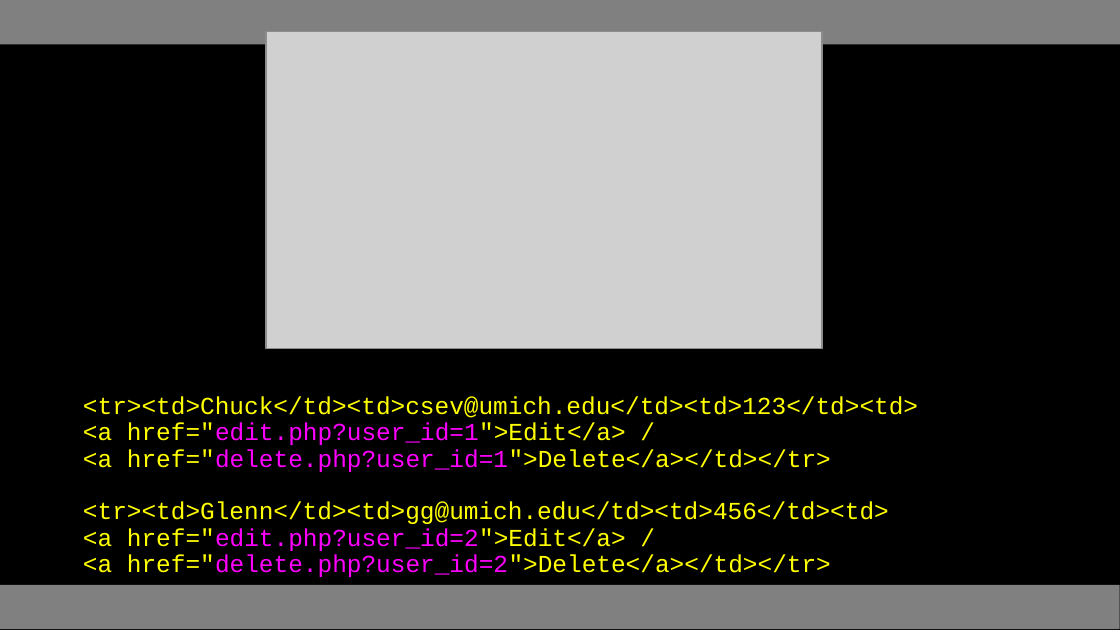
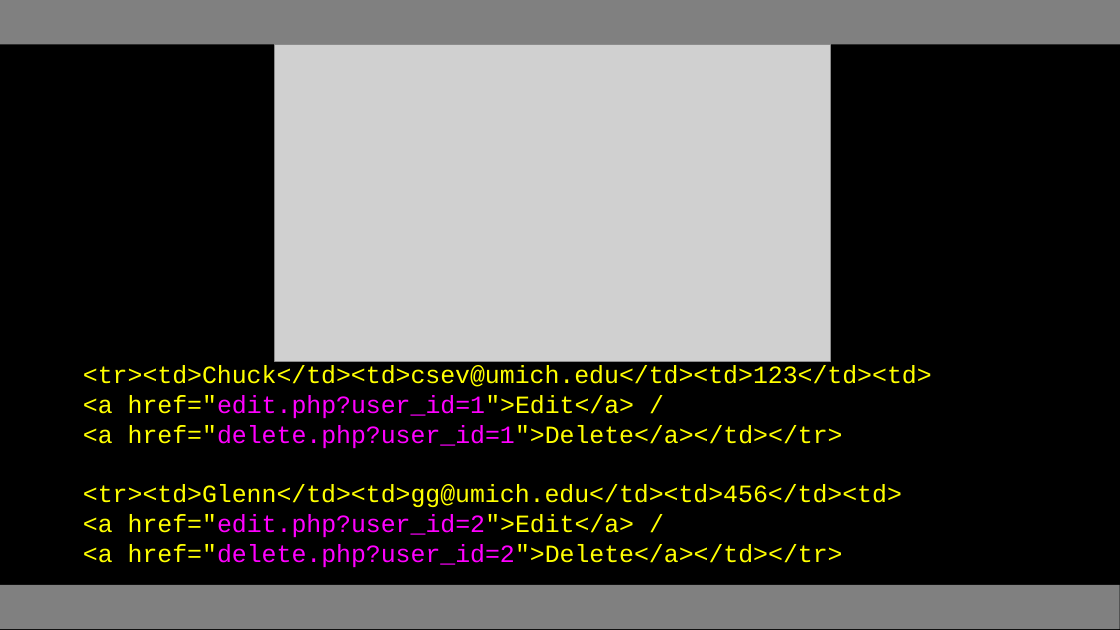
Before and after one commit to csev/wa4e, a slide deck: slide 8 of lectures/PHP-10-CRUD.ppt. Drawn at 1120x630 pixels with LibreOffice and Linux fonts; fonts in the diff are those of the drawing; grey boxes stand for pictures. Boxes give left, top, right and bottom in pixels: in the first picture for what was removed or moved away, otherwise in the second. Text is boxed around its words. In the diff, an @@ line names an element or a change of style, - is before the commit and + after.

```diff
--- a/lectures/PHP-10-CRUD.ppt
+++ b/lectures/PHP-10-CRUD.ppt
@@ picture: place and size @@
-picture at [267, 31, 822, 348]
+picture at [274, 45, 830, 362]
@@ text "<tr><td>Chuck</td><td>csev@umich.edu</td><td>123</td><td>": place and size @@
-text "<tr><td>Chuck</td><td>csev@umich.edu</td><td>123</td><td>" at [83, 396, 918, 577]
+text "<tr><td>Chuck</td><td>csev@umich.edu</td><td>123</td><td>" at [83, 365, 932, 567]
@@ text "<tr><td>Chuck</td><td>csev@umich.edu</td><td>123</td><td>" at [83, 365, 932, 567]: size 15.7 to 16 pt; line spacing 0.9 to 1 @@
```
Also in this commit, not shown: 12 other slides changed, 1 slide added, 1 slide removed, 4 other files.
